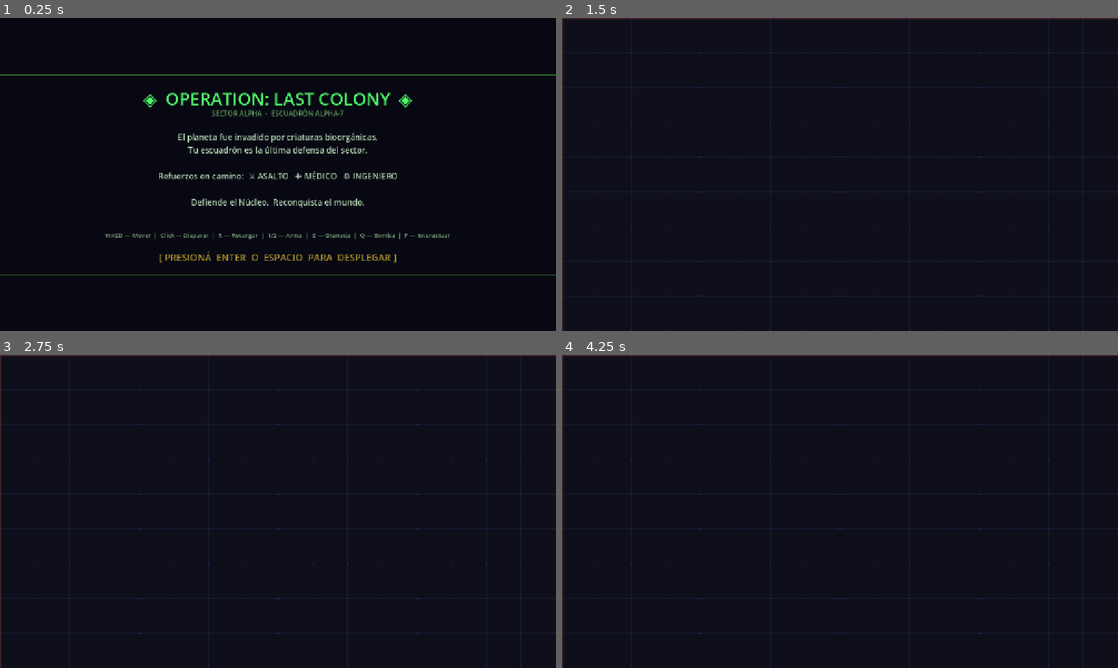
Above: before the commit, frames 1-4 (two rows, left to right).
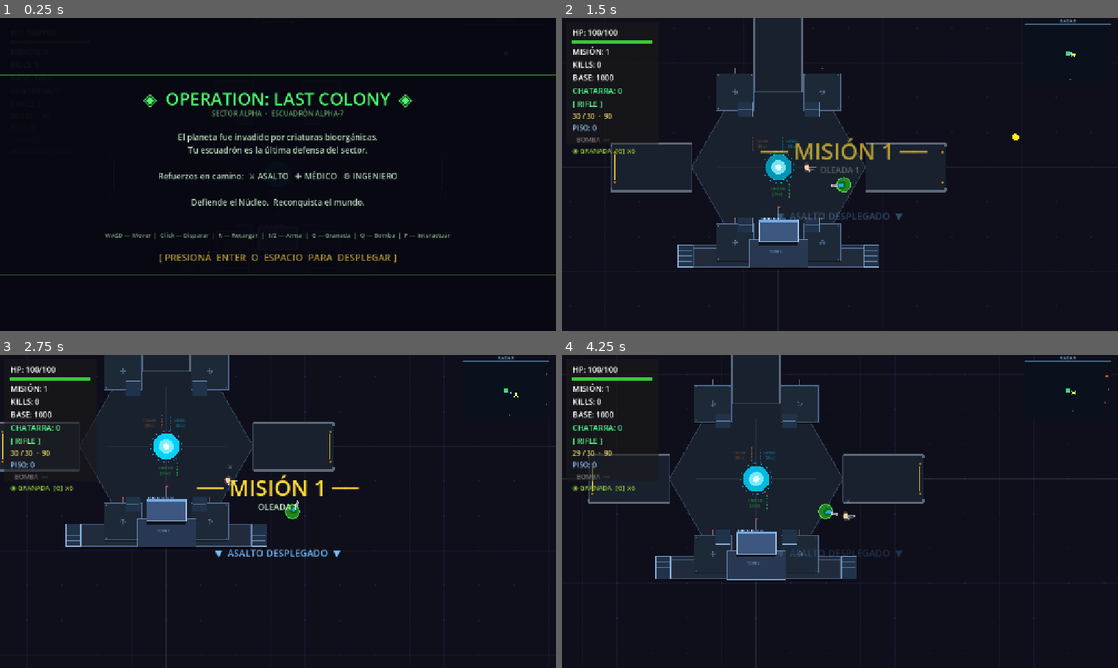
Above: after the commit, the same moments.

Repository: enriquecordero/last-colony
Game: Godot game, scene res://scenes/main.tscn
Same seed, same stepped clock (60 frames per second), same inputs: the game is played once before the commit and once after it. This scene is started directly instead of the project's main scene.
Inputs (mouse positions are in pixels of both pictures, inside the frame that each line leads up to):
- Up to frame 1 (0.25 s): no input
- Up to frame 2 (1.5 s): tap Enter at 0.5, 1.35 s; move the mouse to (962, 158) at 0.52 s; hold D 0.53-1.28 s; tap R at 0.6 s; click (962, 158) at 0.67 s; tap Space at 0.77 s; move the mouse to (728, 190) at 1.27 s; hold S from 1.28 s (still down)
- Up to frame 3 (2.75 s): tap Space at 1.52 s; move the mouse to (333, 442) at 2.02 s; release S at 2.03 s; hold D from 2.03 s (still down); tap Keypad Enter at 2.1 s
- Up to frame 4 (4.25 s): move the mouse to (812, 574) at 2.77 s; release D at 2.78 s; hold W 2.78-3.53 s; tap B at 2.85 s; click (812, 574) at 2.92 s; tap Space at 3.02, 3.77 s; move the mouse to (1006, 558) at 3.52 s; hold A from 3.53 s (still down); tap T at 3.6 s

The runs differ from the first frame. In frame 2, 10% of the frame differs, in the area x 0-100%, y 0-100%; in frame 3, 10%; in frame 4, 9.8%.
Error before the commit: Parse Error: Cannot infer the type of "best" variable because the value doesn't have a set type. (res://scripts/fortress.gd:696)
Error after the commit: Cannot call method 'queue_free' on a null value. (res://scripts/main.gd:322)

Commit message:
Fix type inference errors in get_level_bounds
Explicit Rect2/float annotations needed when iterating a generic Array.

Co-Authored-By: Claude Sonnet 4.6 <noreply@anthropic.com>

Diff:
--- a/scripts/fortress.gd
+++ b/scripts/fortress.gd
@@ -693,14 +693,14 @@
 func get_level_bounds(level: int, pos: Vector2) -> Rect2:
 	match level:
 		1:
-			var best := platform_polygons[0]
-			var best_d := pos.distance_to(best.get_center())
-			for r in platform_polygons:
-				var d := pos.distance_to(r.get_center())
+			var best: Rect2 = platform_polygons[0]
+			var best_d: float = pos.distance_to(best.get_center())
+			for r: Rect2 in platform_polygons:
+				var d: float = pos.distance_to(r.get_center())
 				if d < best_d:
 					best_d = d
 					best   = r
-			var sw_d := pos.distance_to(south_wall_rect.get_center())
+			var sw_d: float = pos.distance_to(south_wall_rect.get_center())
 			if sw_d < best_d:
 				return south_wall_rect
 			return best
